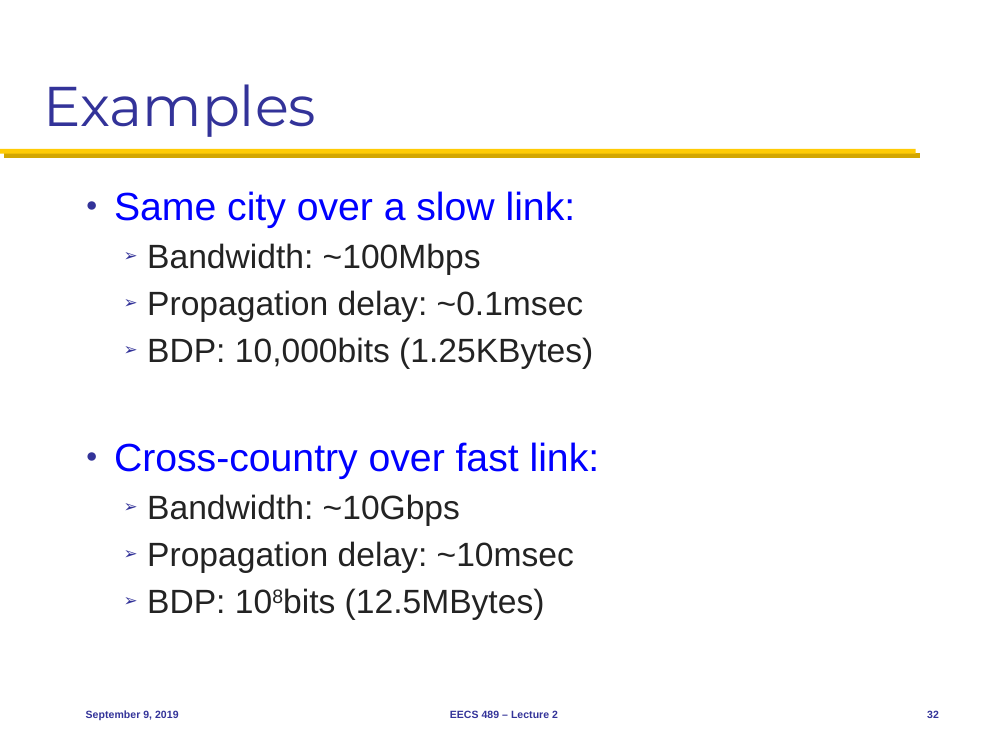
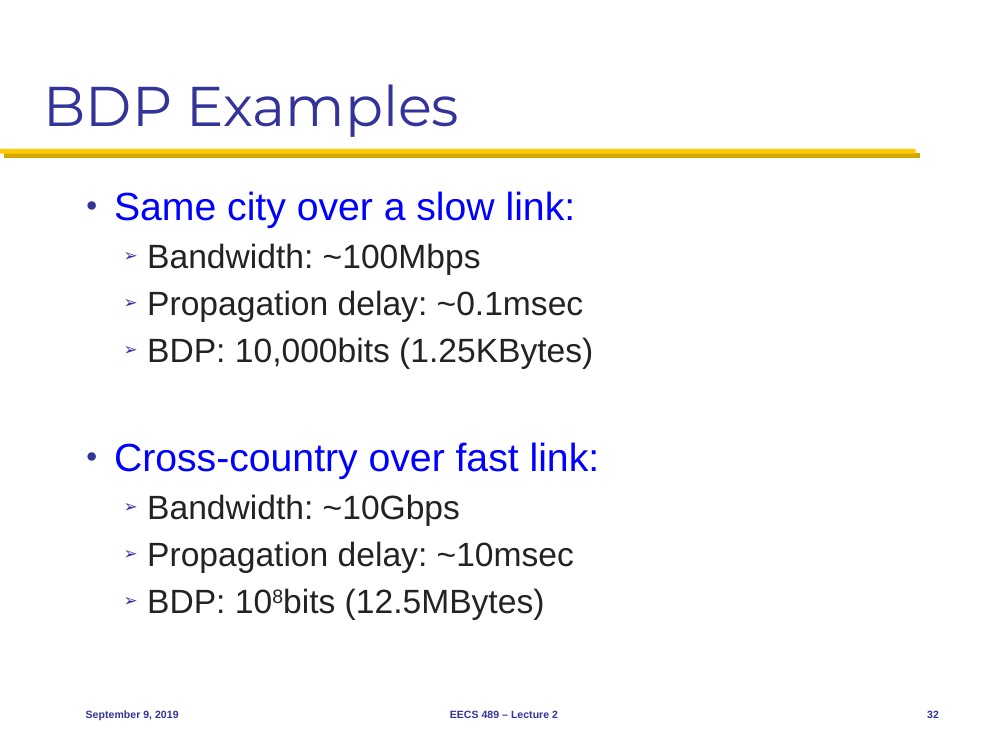
Before and after one commit to mosharaf/eecs489, a slide deck: slide 32 of Slides/090919.pptx. Drawn at 1008x756 pixels with LibreOffice and Linux fonts; fonts in the diff are those of the drawing. Boxes give left, top, right and bottom in pixels: in the first picture for what was removed or moved away, otherwise in the second. Text is boxed around its words. In the diff, an @@ line names an element or a change of style, - is before the commit and + after.

Commit message:
Tweaks to Sep 9

```diff
--- a/Slides/090919.pptx
+++ b/Slides/090919.pptx
@@ title at bbox=[44, 84, 459, 137]: text changed @@
-Examples
+BDP Examples
```
Also in this commit, not shown: 1 other slide changed.
